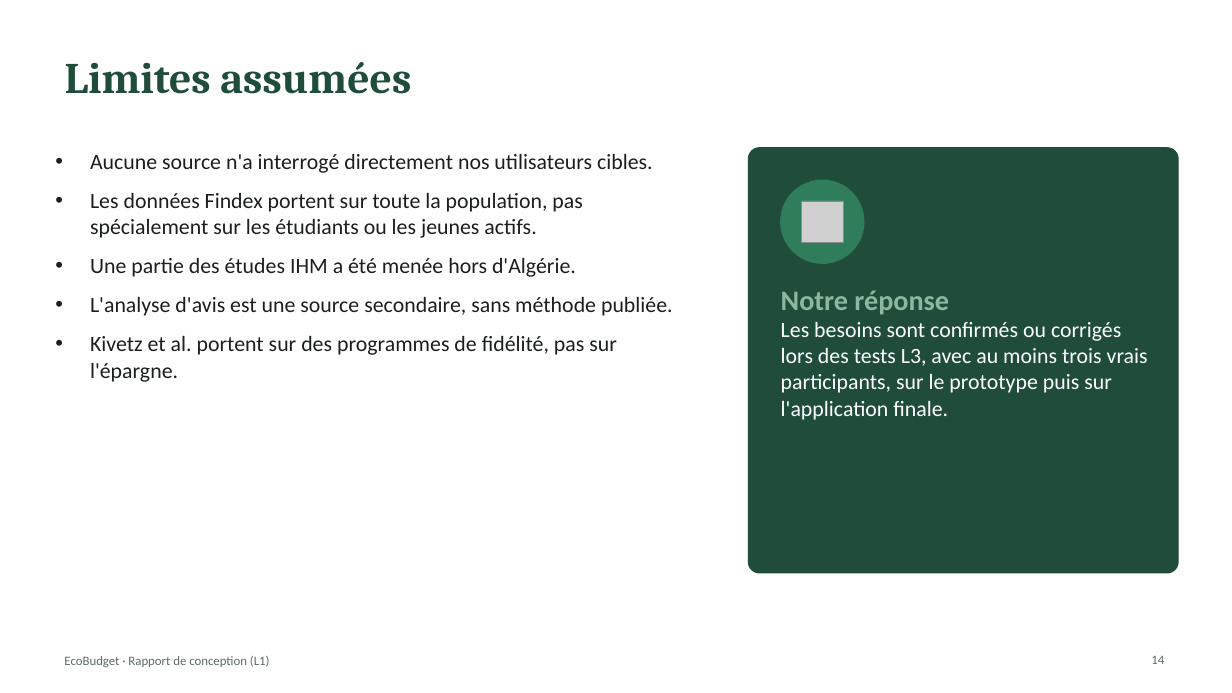
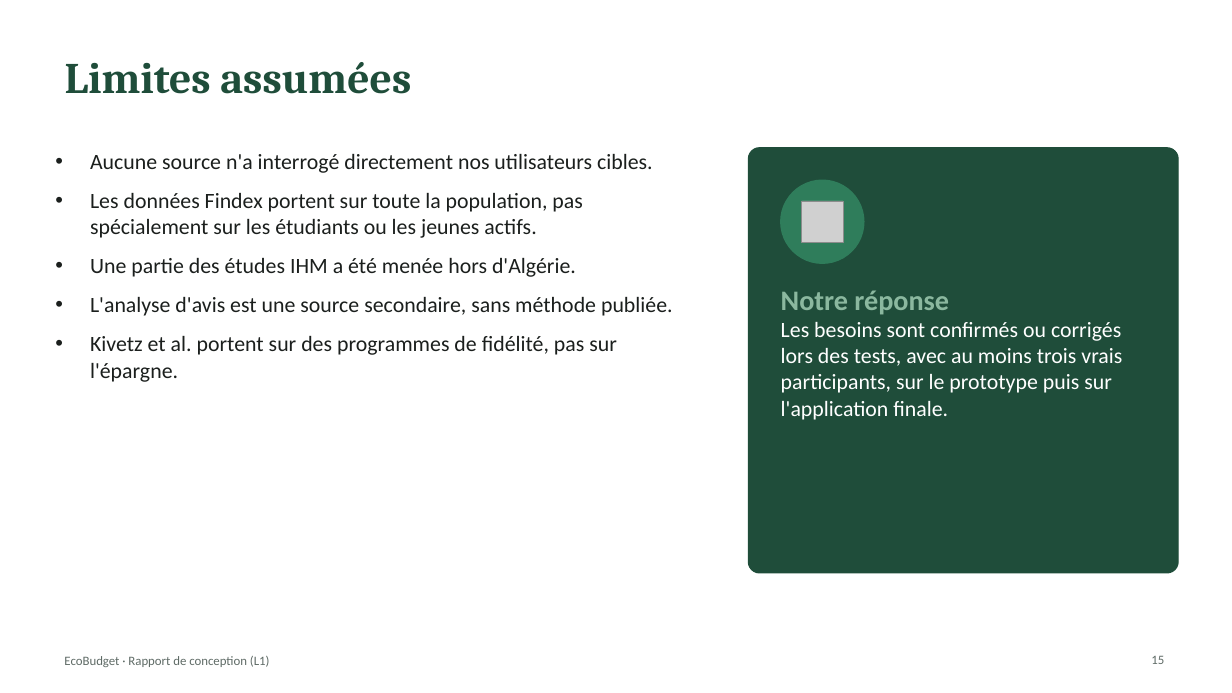
Before and after one commit to kaderouadahi/EcoBudget, a slide deck: slide 15 of livrables/L1_conception.pptx (slide 14 before the commit). Drawn at 1232x693 pixels with LibreOffice and Linux fonts; fonts in the diff are those of the drawing; grey boxes stand for pictures. Boxes give left, top, right and bottom in pixels: in the first picture for what was removed or moved away, otherwise in the second. Text is boxed around its words. In the diff, an @@ line names an element or a change of style, - is before the commit and + after.

Commit message:
Personas 1, 2 et 3 fait
Personas 1,2 et 3 ajoutés au rapport de conception + Analyse des besoins mise à jour (forme + problématique)

```diff
--- a/livrables/L1_conception.pptx
+++ b/livrables/L1_conception.pptx
@@ text at box(781, 322, 1122, 420): text changed @@
-Les besoins sont confirmés ou corrigés lors des tests L3, avec au moins trois vrais participants, sur le prototype puis sur l'application finale.
+Les besoins sont confirmés ou corrigés lors des tests, avec au moins trois vrais participants, sur le prototype puis sur l'application finale.
@@ page number at box(1151, 656, 1164, 664): text changed @@
-14
+15
```
Also in this commit, not shown: 7 other slides changed, 8 slides added, 3 slides removed, 5 other files.
